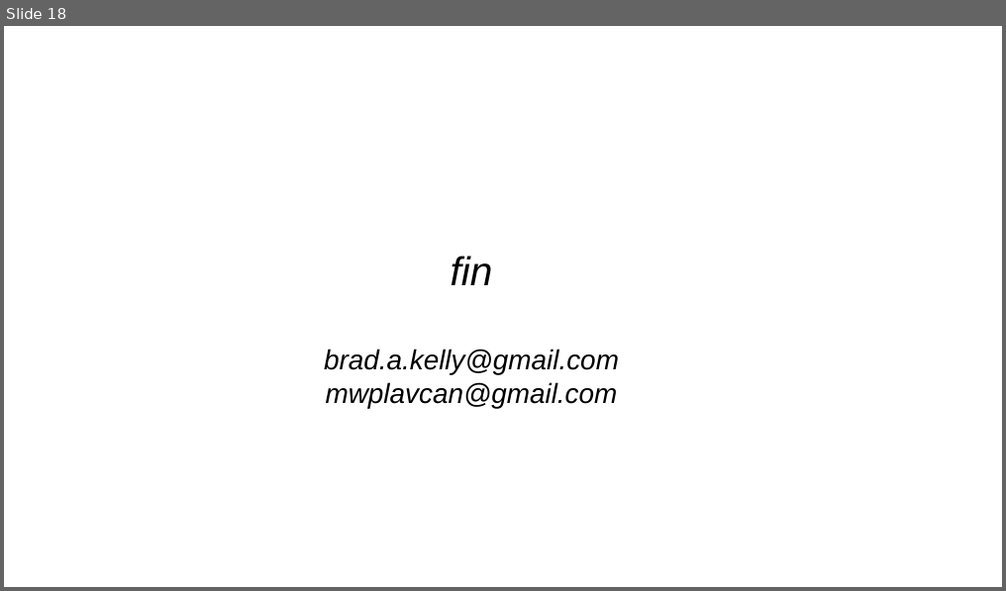
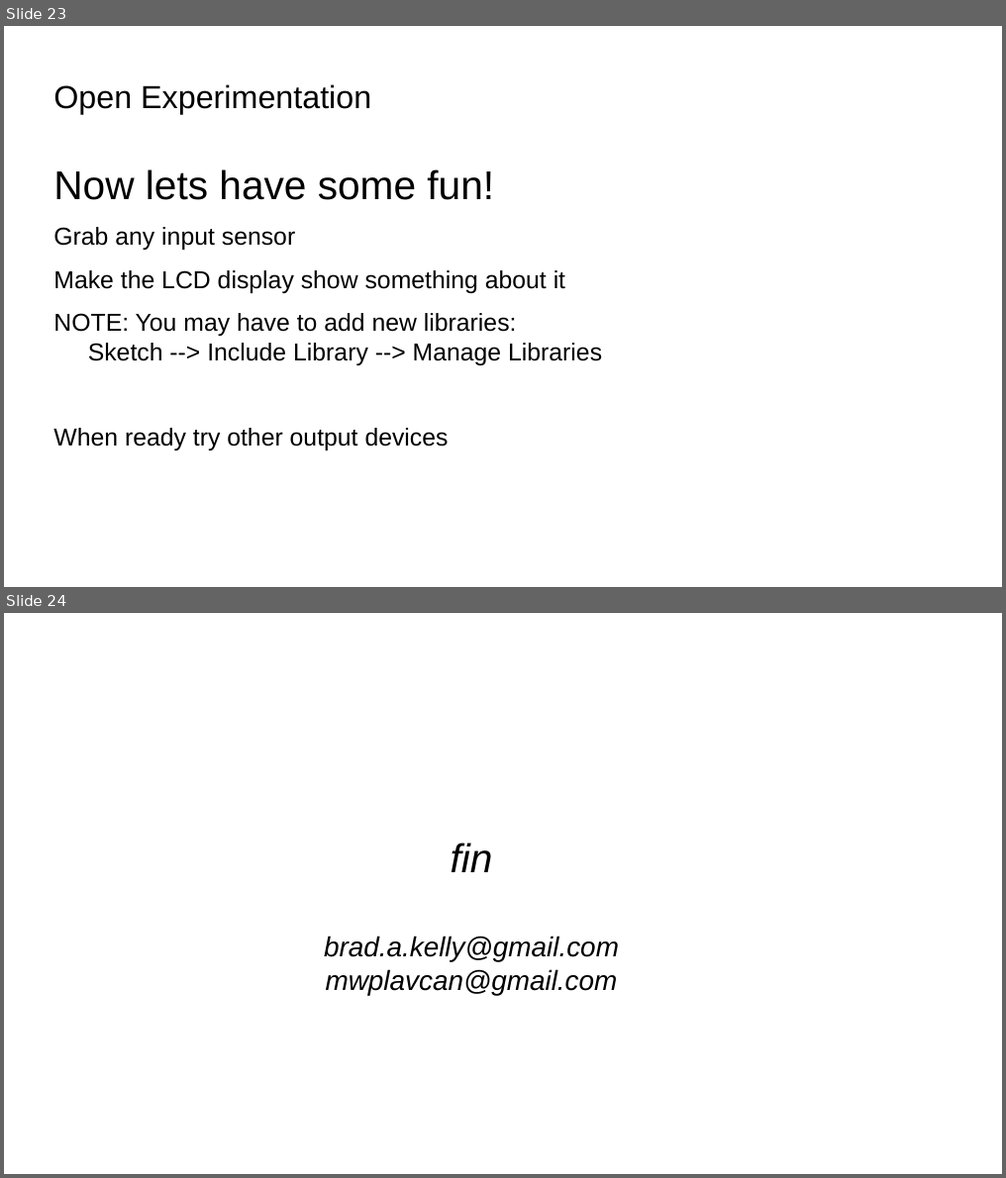
Before and after one commit to bradakelly/ArduinoDevelopmentWorkshop, a slide deck: CourseSlideshow.odp. Shown one above the other, each under a label of ours: slide 18 before the commit, slides 23 and 24 after it. The pictures are 1006x591 and 1006x1178 pixels, drawn with LibreOffice and Linux fonts; fonts in the diff are those of the drawing; background and template pictures are left out. Boxes give left, top, right and bottom in pixels: in the first picture for what was removed or moved away, otherwise in the second. Text is boxed around its words. In the diff, an @@ line names an element or a change of style, - is before the commit and + after.

```diff
--- a/CourseSlideshow.odp
+++ b/CourseSlideshow.odp
@@ slide 23 added at (4,26,1002,587), background picture (left out) @@
@@ title added at (54,84,371,114), 25.4 pt, text #000000 @@
+Open Experimentation
@@ text added at (54,170,602,451), 19.5 pt, text #000000 @@
+Now lets have some fun!
+Grab any input sensor
+Make the LCD display show something about it
+NOTE: You may have to add new libraries:
+Sketch --> Include Library --> Manage Libraries
+When ready try other output devices
@@ what was slide 18 is now slide 24 @@
```
Also in this commit, not shown: 1 slide changed, 11 other slides added, 6 slides removed.
